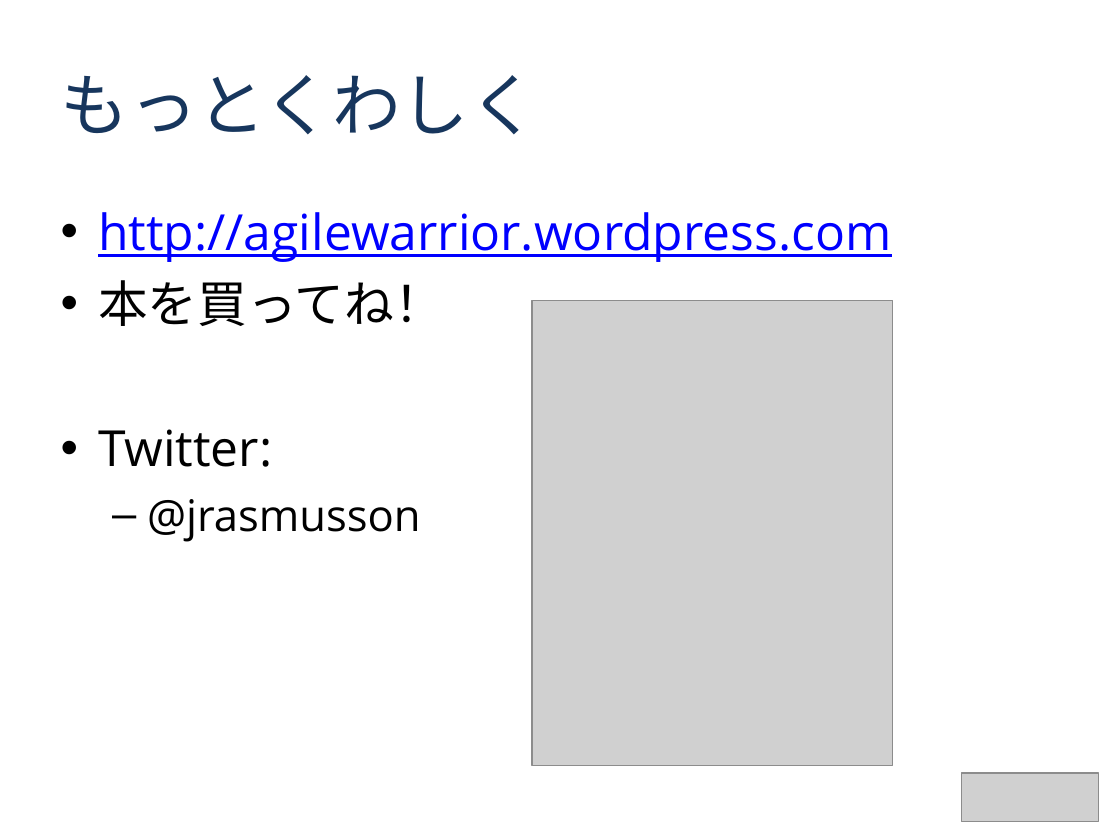
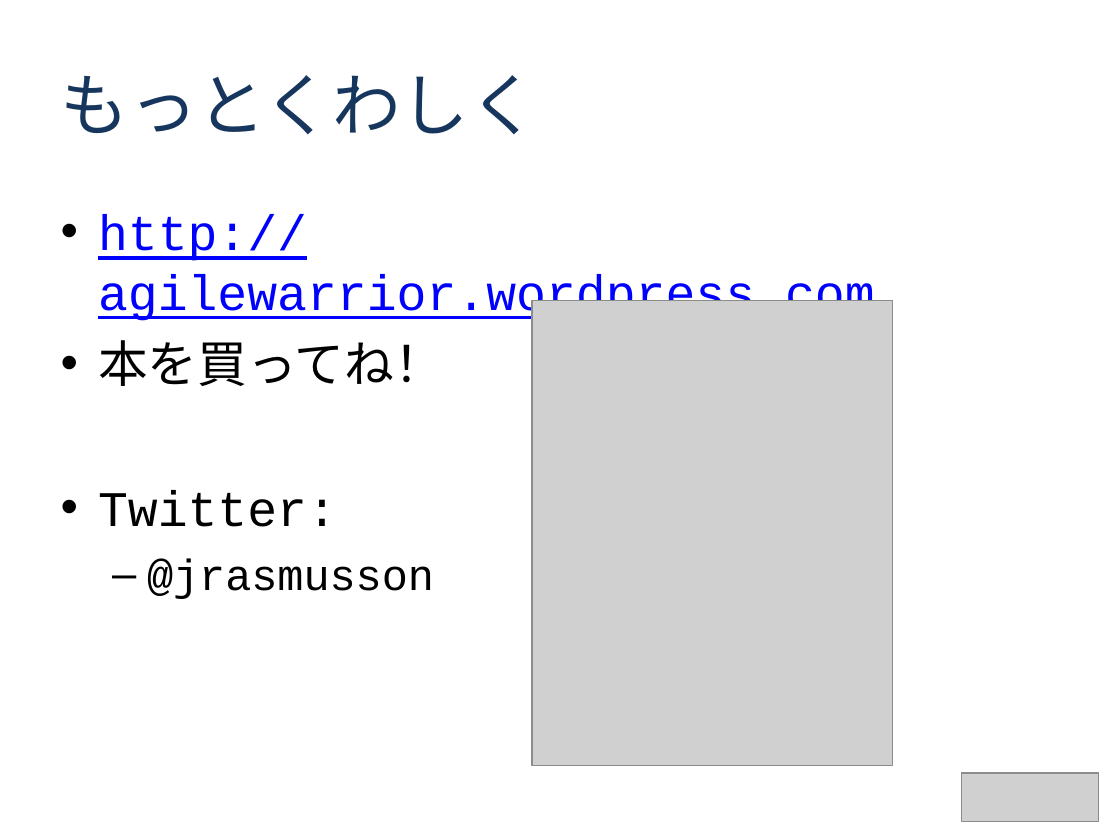
Before and after one commit to agile-samurai-ja/support, a slide deck: slide 14 of blank-inception-deck/blank-inception-deck1-ja.ppt. Drawn at 1120x840 pixels with LibreOffice and Linux fonts; fonts in the diff are those of the drawing; grey boxes stand for pictures. Boxes give left, top, right and bottom in pixels: in the first picture for what was removed or moved away, otherwise in the second. Text is boxed around its words. In the diff, an @@ line names an element or a change of style, - is before the commit and + after.

```diff
--- a/blank-inception-deck/blank-inception-deck1-ja.ppt
+++ b/blank-inception-deck/blank-inception-deck1-ja.ppt
@@ text at (98, 214, 875, 599): font Open Sans to Courier New in "http://agilewarrior.wordpress.com", "Twitter:", "@jrasmusson" @@
```
Also in this commit, not shown: 4 other slides changed, 2 other files.
